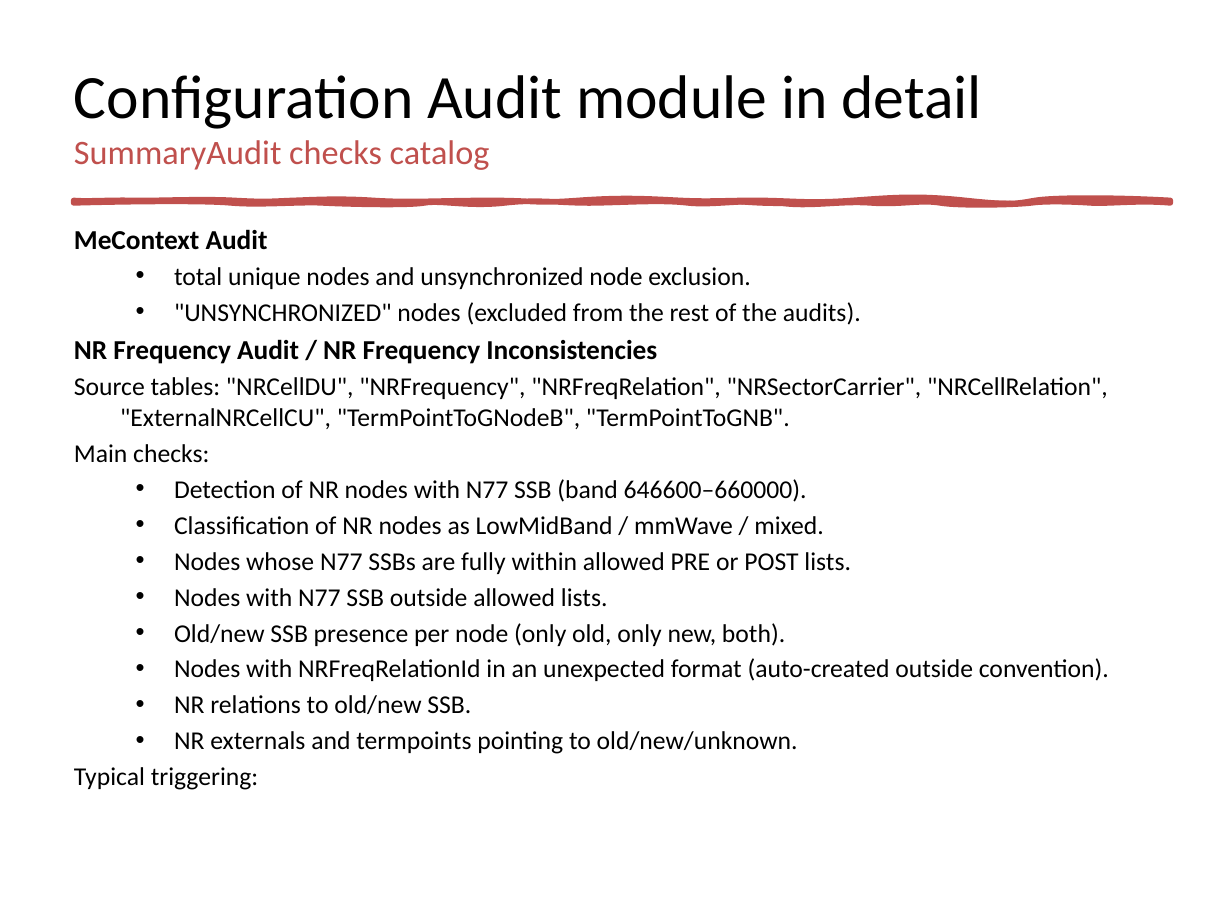
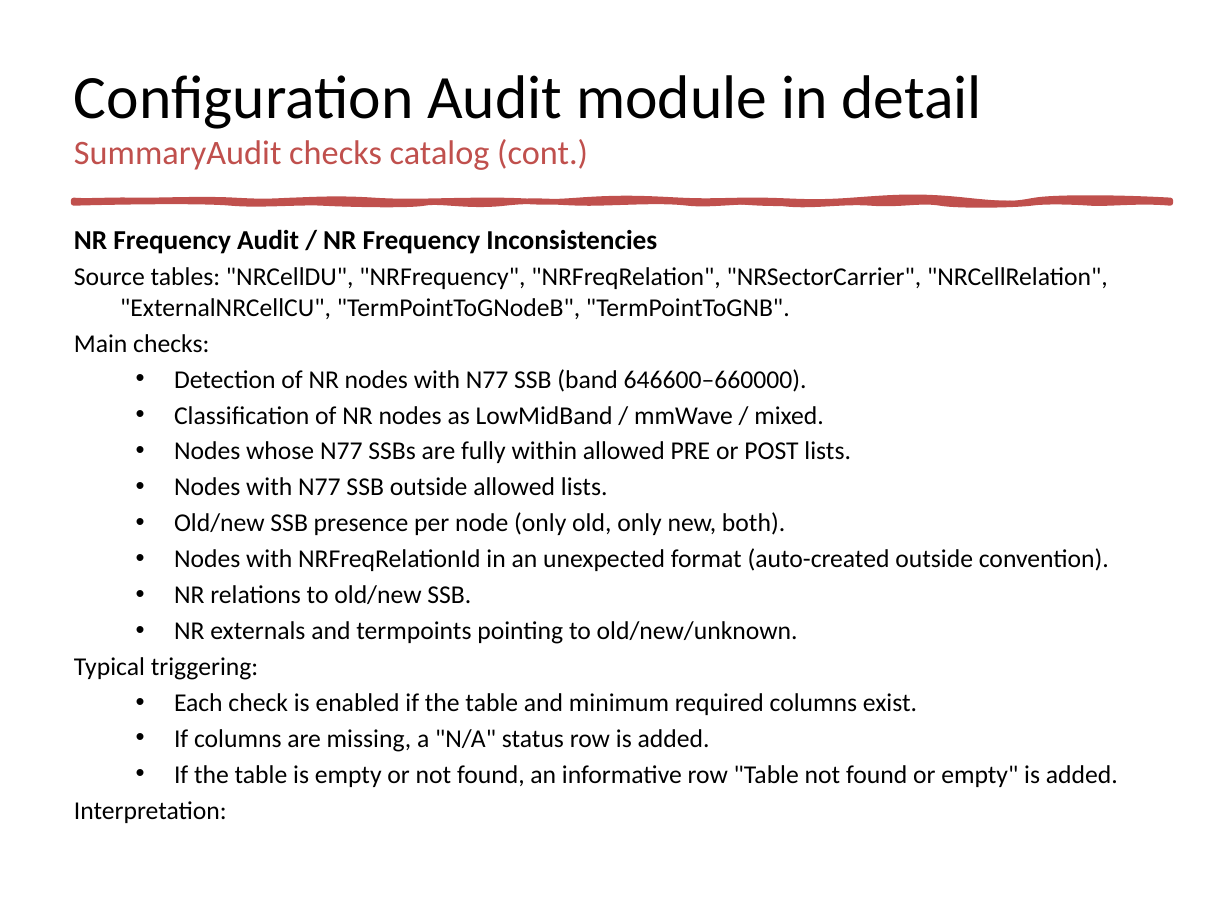
Before and after one commit to jaimetur/SSB_RetuningAutomations, a slide deck: slide 19 of help/User-Guide-SSB-Retuning-Automations-v0.7.4.pptx (slide 17 before the commit). Drawn at 1232x924 pixels with LibreOffice and Linux fonts; fonts in the diff are those of the drawing. Boxes give left, top, right and bottom in pixels: in the first picture for what was removed or moved away, otherwise in the second. Text is boxed around its words. In the diff, an @@ line names an element or a change of style, - is before the commit and + after.

Commit message:
Updated Technical User Guides to include the Check catalog of SummaryAudit table (with tips)

```diff
--- a/help/User-Guide-SSB-Retuning-Automations-v0.7.4.pptx
+++ b/help/User-Guide-SSB-Retuning-Automations-v0.7.4.pptx
@@ title at bbox=[74, 139, 588, 170]: text changed @@
-SummaryAudit checks catalog
+SummaryAudit checks catalog (cont.)
@@ text at bbox=[74, 229, 861, 325]: paragraphs removed @@
-MeContext Audit
-  • total unique nodes and unsynchronized node exclusion.
-  • "UNSYNCHRONIZED" nodes (excluded from the rest of the audits).
@@ text at bbox=[74, 693, 1118, 823]: paragraphs added @@
+  • Each check is enabled if the table and minimum required columns exist.
+  • If columns are missing, a "N/A" status row is added.
+  • If the table is empty or not found, an informative row "Table not found or empty" is added.
+Interpretation:
```
Also in this commit, not shown: 2 other slides changed, 12 slides added, 4 other files.
